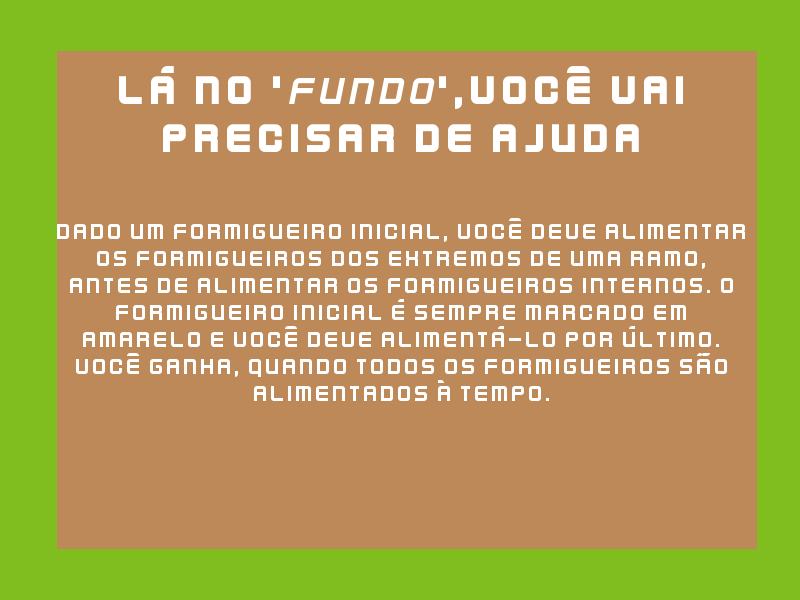
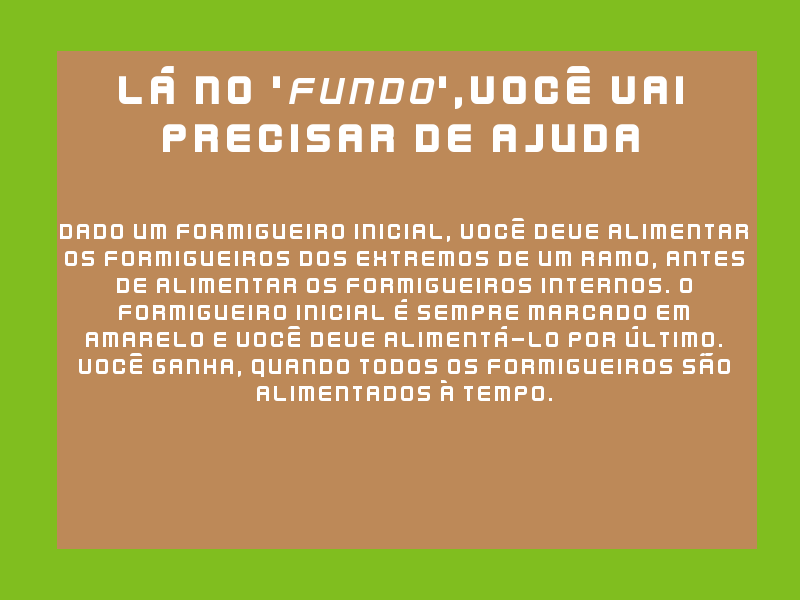
The second 800×600 image is a revision of the first. Changes to its layers:
painted on "DADO UM FORMIGUEIRO INiCIAL, v..." over <box>57,218,748,401</box>
